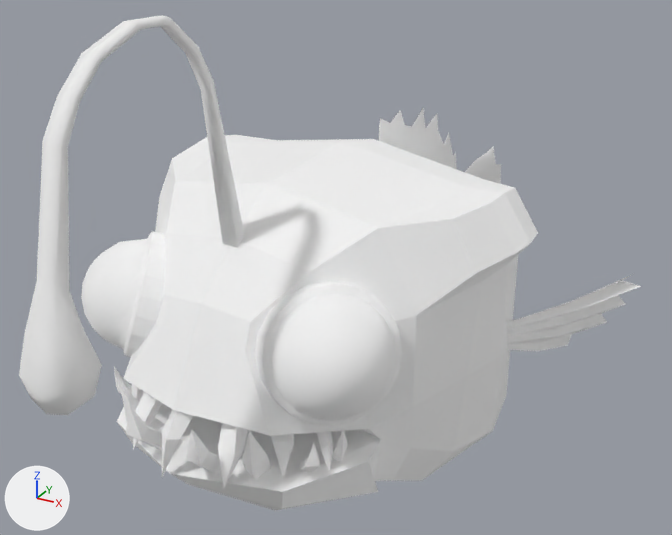
The glTF model public/objects/Anglerfish/Anglerfish.glb: old version first, new version second.
The view is the same before and after, from a 50 mm camera at (3.01, -5.33, 2.95) aimed at (0.11, -0.08, 0.33). The axes (+X, +Y, +Z) are drawn at lower left. The lights are the same throughout.

Objects in the first picture: 'Anglerfish'.
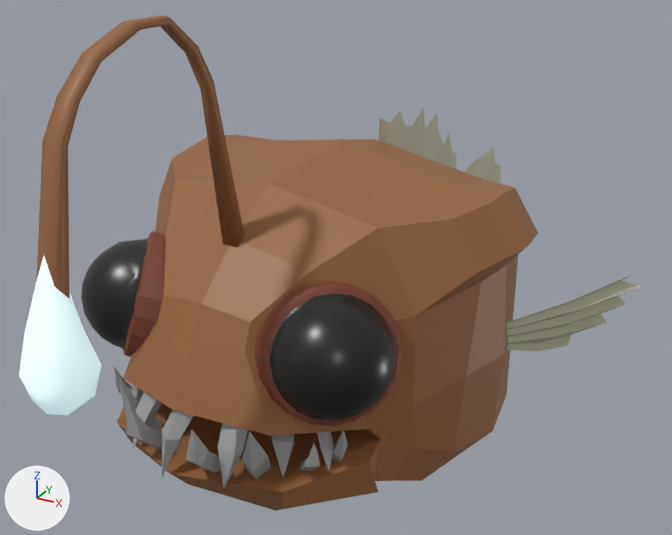
What changed in the scene script:
```text
Change mat_anglerfish_main:
    mat_anglerfish_main.metallic: 1.0 -> 0.0
    mat_anglerfish_main.roughness: 1.0 -> 0.5
    mat_anglerfish_main.base_color: (1.0, 1.0, 1.0) -> (0.314, 0.13, 0.0467)  # white #ffffff -> brown #98653d
Change mat_anglerfish_teeth:
    mat_anglerfish_teeth.metallic: 1.0 -> 0.0
    mat_anglerfish_teeth.roughness: 1.0 -> 0.5
    mat_anglerfish_teeth.base_color: (1.0, 1.0, 1.0) -> (0.351, 0.351, 0.351)  # white #ffffff -> grey #a0a0a0
Change mat_anglerfish_fins:
    mat_anglerfish_fins.metallic: 1.0 -> 0.0
    mat_anglerfish_fins.roughness: 1.0 -> 0.5
    mat_anglerfish_fins.base_color: (1.0, 1.0, 1.0) -> (0.515, 0.509, 0.366)  # white #ffffff -> grey #bebda3
Change mat_anglerfish_light:
    mat_anglerfish_light.metallic: 1.0 -> 0.0
    mat_anglerfish_light.roughness: 1.0 -> 0.5
    mat_anglerfish_light.base_color: (1.0, 1.0, 1.0) -> (0.202, 0.0513, 0.0296)  # white #ffffff -> brown #7c4030
Change mat_light:
    add mat_light.emission_strength = 1.0
Change mat_eyes:
    mat_eyes.metallic: 1.0 -> 0.0
    mat_eyes.base_color: (1.0, 1.0, 1.0) -> (0.0111, 0.0111, 0.0111)  # white #ffffff -> black #1b1b1b
    mat_eyes.roughness: 1.0 -> 0.312
```

Pixel boxes [x1, y1, x2, y2] of what changed, in the pictures (672 x 535 px):
'Anglerfish', recoloured, surface changed (white to brown)
    both: [19, 15, 641, 511]
